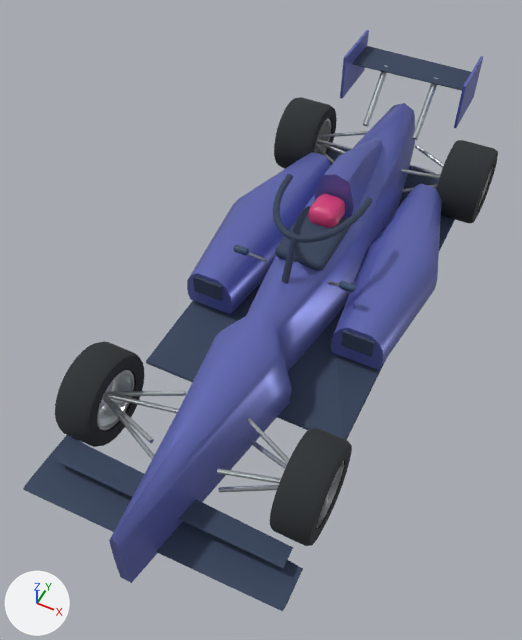
What one commit did to the glTF model public/game/MSKU-Formula-Student.glb.
One viewpoint serves both versions: a camera (50 mm lens) standing at (1.58, -4.0, 4.6) and looking at (-0.16, -0.53, 0.26). Arrows for +X, +Y and +Z are at lower left; the lights stay in place. The older version comes first. Where no turn or scale is listed for an object, it has been applied to the vertices.

Objects in the first picture: 'car-high-downforce_0', 'car-high-downforce_1', 'car-high-downforce_2', 'car-high-downforce_3', 'wheel-front-left/alloy', 'wheel-front-left/rubber', 'wheel-front-right/rubber', 'wheel-rear-left/rubber', 'wheel-rear-right/rubber' and 5 more.
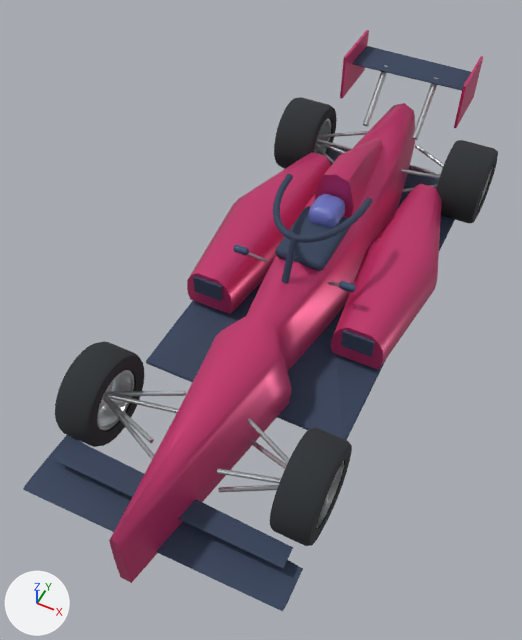
The change, as a diff of the scene's bpy script:
```diff
--- a/public/game/MSKU-Formula-Student.glb.py
+++ b/public/game/MSKU-Formula-Student.glb.py
@@ mat_paint @@
 mat_paint = principled_material('paint')
-mat_paint.base_color = (0.145, 0.169, 0.529)  # blue #6a72c0
+mat_paint.base_color = (0.655, 0.0471, 0.188)  # pink #d43d78
 mat_paint.metallic = 0.4
@@ mat_white @@
 mat_white = principled_material('white')
-mat_white.base_color = (0.655, 0.0471, 0.188)  # pink #d43d78
+mat_white.base_color = (0.145, 0.169, 0.529)  # blue #6a72c0
 mat_white.roughness = 0.4
```

Boxes (x1, y1, x2, y2) around the edits, measured in the pictures (522 x 640 px):
'car-high-downforce_0', recoloured (blue to pink): (109, 30, 483, 583) in both
'car-high-downforce_2', recoloured (pink to blue): (308, 194, 345, 228) in both
